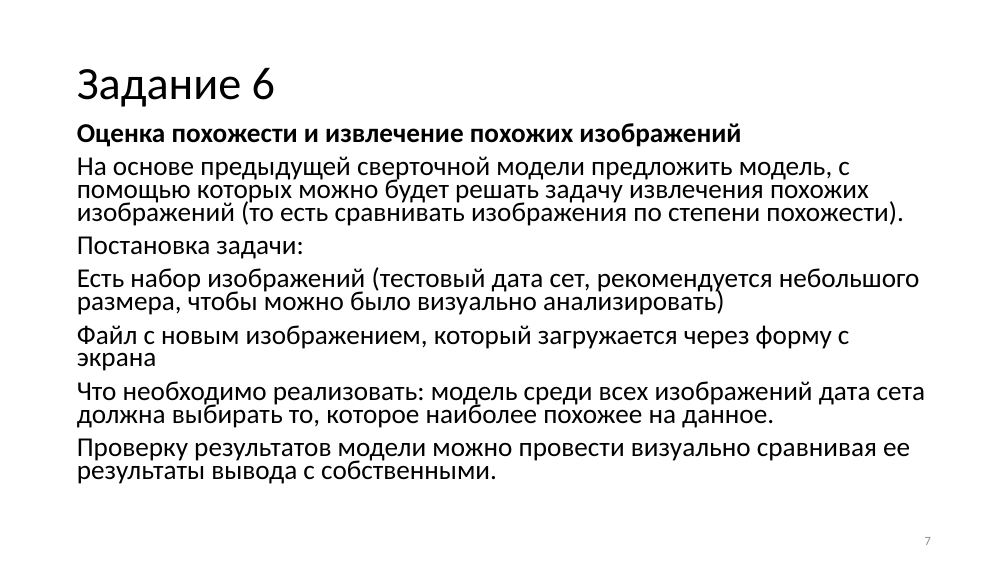
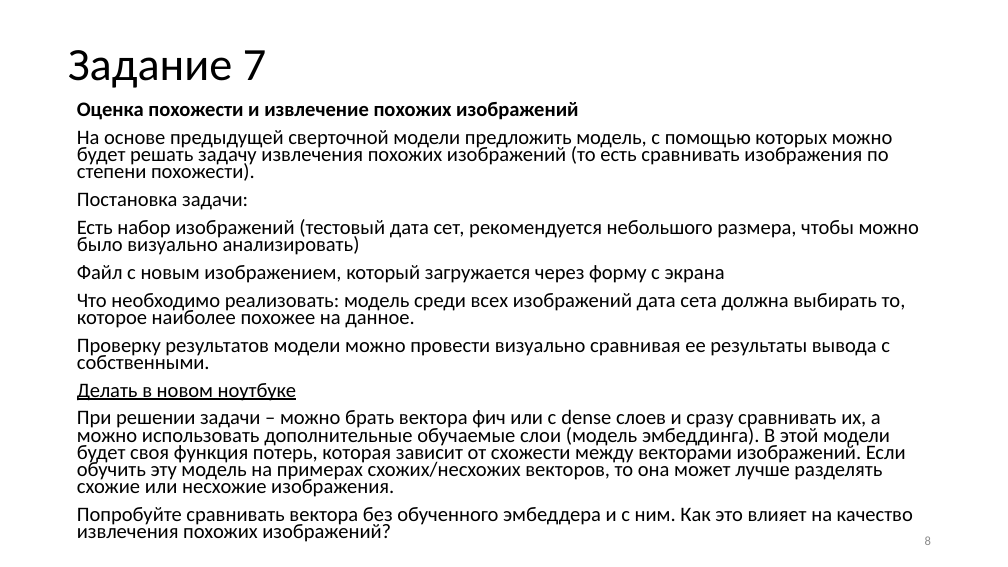
Before and after one commit to itc202/praktik, a slide deck: slide 8 of Нейросети_2024_практические_less2.pptx (slide 7 before the commit). Drawn at 1008x567 pixels with LibreOffice and Linux fonts; fonts in the diff are those of the drawing. Boxes give left, top, right and bottom in pixels: in the first picture for what was removed or moved away, otherwise in the second. Text is boxed around its words. In the diff, an @@ line names an element or a change of style, - is before the commit and + after.

```diff
--- a/Нейросети_2024_практические_less2.pptx
+++ b/Нейросети_2024_практические_less2.pptx
@@ title at box(68, 50, 266, 88): text changed @@
-Задание 6
+Задание 7
@@ text "Оценка похожести и извлечение похожих ...": place and size @@
-text "Оценка похожести и извлечение похожих ..." at box(77, 123, 926, 484)
+text "Оценка похожести и извлечение похожих ..." at box(77, 102, 919, 542)
@@ text at box(77, 102, 919, 369): size 25.9 to 19.6 pt in "Оценка похожести и извлечение похожих изображений", "На основе предыдущей сверточной модели предложить модель, ...", "Постановка задачи:", "Есть набор изображений (тестовый дата сет, рекомендуется ..." and 3 more places @@
@@ text at box(77, 383, 913, 542): paragraphs added @@
+Делать в новом ноутбуке
+При решении задачи – можно брать вектора фич или с dense слоев и сразу сравнивать их, а можно использовать дополнительные обучаемые слои (модель эмбеддинга). В этой модели будет своя функция потерь, которая зависит от схожести между векторами изображений. Если обучить эту модель на примерах схожих/несхожих векторов, то она может лучше разделять схожие или несхожие изображения.
+Попробуйте сравнивать вектора без обученного эмбеддера и с ним. Как это влияет на качество извлечения похожих изображений?
@@ page number at box(925, 536, 931, 545): text changed @@
-7
+8
```
Also in this commit, not shown: 1 other slide changed, 2 slides added.
